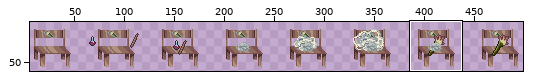
File history of a sprite sheet, Engine/Entity_Classes/Sprites_Entity_Classes/CraftingTableTorch.png. The picture above shows the old version from afar; the outline marks the close-up.
Close-up. As it was:
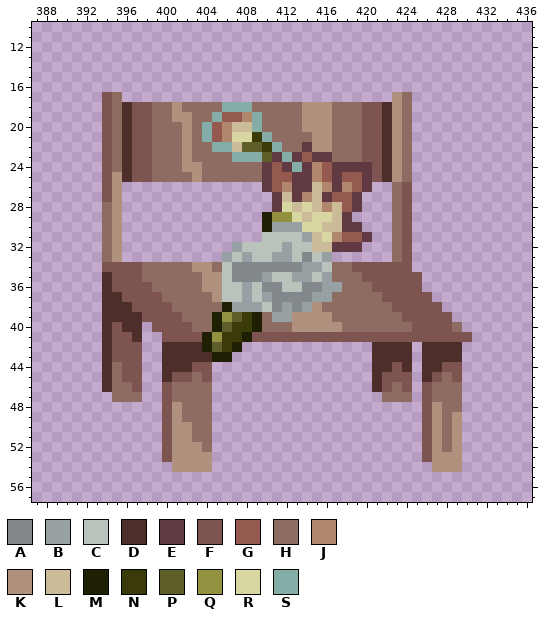
The file is 512x64 pixels. Colours within 5 levels of each other are drawn and written as one. Shown: x 387..436, y 10..57. The wide view leaves out empty margins. The commit also changed other parts of the picture, which this record leaves out.
Palette (. is transparent): A #82888c  B #97a1a3  C #bac2bc  D #4d2e2b  E #613943  F #7d5450  G #945a50  H #8f6c61  J #b0866c  K #b0917d  L #ccbb98  M #1f1f03  N #3b3b09  P #5e5e2b  Q #91913f  R #d9d7a1  S #84ada7
Pixels before, first column x 394:
17 FH...........................KH......
18 FHDFFHHKHHHHSSSHHHHHKKKHHHFFDKH......
19 FHDFFHHKKHHSGGJSHHHHKKKHHHFFDKH......
20 FHDFFHHHKHSGJLLSHHHHKKKHHHFFDKH......
21 FHDFFHHHKHSGJRRNSHHHHKKHHHFFDKH......
22 FHDFFHHHKHHSSLPPNSHHEKKHHHFFDKH......
23 FHDFFHHHKHHHHSSSPESEGEEHHHFFDKH......
24 FHDFFHHHKKHHHHHHEGESEJGEEEEFDKH......
25 FKDFFHHHHKHHHHHHEGGEEJGEGGEFDKH......
26 FK..............EGJEELJEJGE..HF......
27 FK...............ELEJLEGGE...HF......
28 HK...............ERLRLJLGE...HF......
29 HK..............MQQRLRRLE....HF......
30 HK..............MBBBRRLLEE...HF......
31 HK..............CCCCBLRJGGE..HF......
32 HK...........BCCCCBCCLLEEE...HF......
33 HK..........BCBCCBBCACB......HF......
34 FFFFHHHHHKKHCAAAAAAABBCHHFFFFFF......
35 DFFFHHHHHHKKCAAABCCBBCBHHHFFFFFF.....
36 DFFFFHHHHHKKCCBCAACCAABBHHHFFFFF.....
37 DDFFFFHHHHHKCCBCBAAAABBHHHHHFFFFF....
38 DDDFFFFHHHHHMBBBCABABKHHHHHHHFFFFF...
39 DDDDFFFFHHHMQPNMHBBKKKKHHHHHHHFFFFF..
40 DFDD.FFFFHHMPNNMHHHKKKKKHHHHHHHFFFFH.
41 DFFD..FFFFMQNNMFFFFFFFFFFFFFFFFFFFFFF
42 DFFF..DDDDMPNM.............DDDD.DDDD.
43 DFFF..DDDDDMM..............DDDD.DDDD.
44 DHFF..DDDFF................DDFD.DDFF.
45 DHFF..DFFHF................DFFF.DFHF.
46 DHHF..FHHHH................DFHF.FHHH.
47 .HHH..FHHHH.................HHH.FHHH.
48 ......FKHHH.....................FKHH.
49 ......FKHHH.....................FKHK.
50 ......FKKHH.....................FKHK.
51 ......FKKHH.....................FKHK.
52 ......FKKKH.....................FKHK.
53 ......FKKKK.....................FKKK.
54 .......KKKK......................KKK.
After:
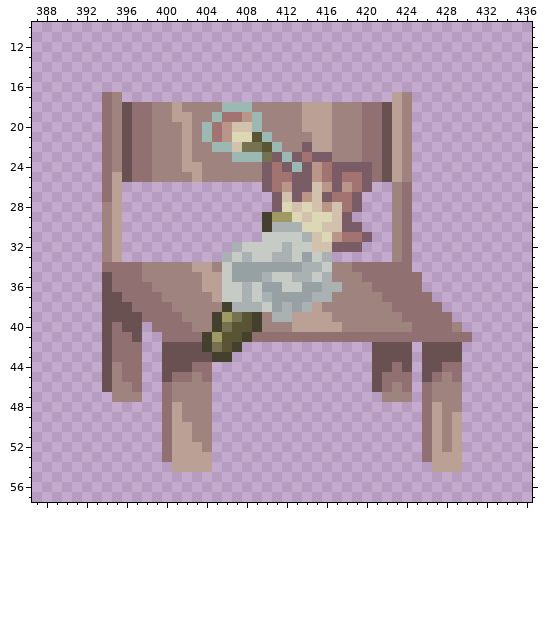
Difference:
colour A: #82888c -> #97a1a3
colour B: #97a1a3 -> #a9b1b2
colour C: #bac2bc -> #c6cbc6
colour D: #4d2e2b -> #695152
colour E: #613943 -> #7a5c67
colour F: #7d5450 -> #907070
colour G: #945a50 -> #a27371
colour H: #8f6c61 -> #9f837e
colour J: #b0866c -> #b99688
colour K: #b0917d -> #baa095
colour L: #ccbb98 -> #d2c1ac
colour M: #1f1f03 -> #43412e
colour N: #3b3b09 -> #595534
colour P: #5e5e2b -> #767251
colour Q: #91913f -> #9f9963
colour R: #d9d7a1 -> #dcd7b4
colour S: #84ada7 -> #9bb9b2
Where, in picture pixels (left, top, right, bottom), the same in both close-ups:
changed: (102, 92, 472, 472)
